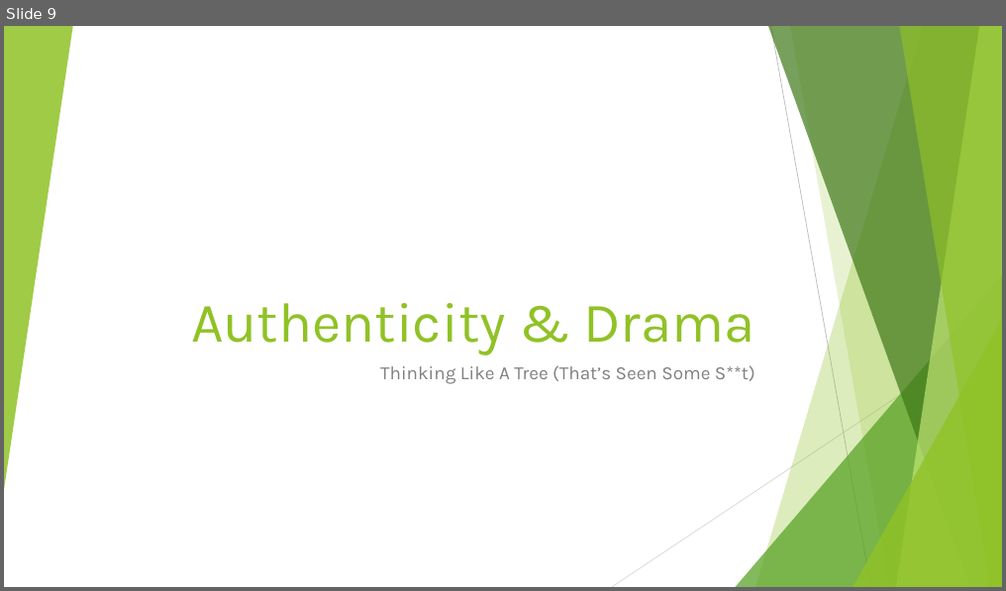
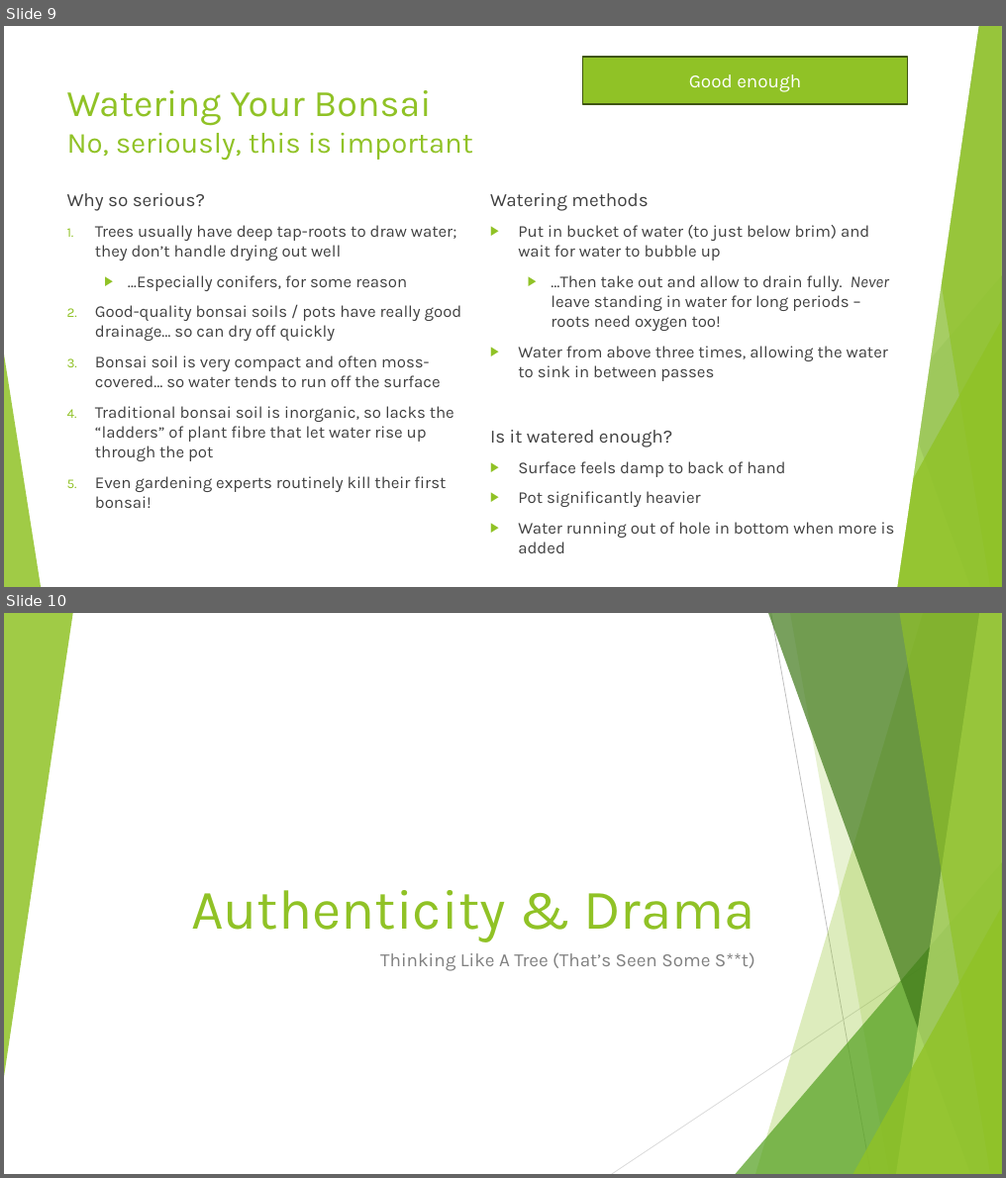
Before and after one commit to AlexLabram/Bonsai, a slide deck: Courseware/Bonsai On A Budget (running).pptx. Shown one above the other, each under a label of ours: slide 9 before the commit, slides 9 and 10 after it. The pictures are 1006x591 and 1006x1178 pixels, drawn with LibreOffice and Linux fonts; fonts in the diff are those of the drawing. Boxes give left, top, right and bottom in pixels: in the first picture for what was removed or moved away, otherwise in the second. Text is boxed around its words. In the diff, an @@ line names an element or a change of style, - is before the commit and + after.

Commit message:
Added "watering bonsai" slide to running deck Cross-updated event deck

```diff
--- a/Courseware/Bonsai On A Budget (running).pptx
+++ b/Courseware/Bonsai On A Budget (running).pptx
@@ slide 9 added at (x1=4, y1=26, x2=1002, y2=587), background #FFFFFF; not listed: 9 template elements that a slide beside it also shows @@
@@ parallelogram added at (x1=563, y1=26, x2=978, y2=587), fill #FFFFFF, outline #FFFFFF 1.5 pt @@
@@ rectangle added at (x1=583, y1=57, x2=908, y2=104), fill #90C226, outline #3F5511 1.5 pt, 18 pt, text #FFFFFF @@
+Good enough
@@ title added at (x1=67, y1=90, x2=473, y2=160), 28 pt, text #90C226 @@
+Watering Your Bonsai
+No, seriously, this is important
@@ text added at (x1=67, y1=193, x2=462, y2=508), 16 pt, text #404040 @@
+Why so serious?
+1. Trees usually have deep tap-roots to draw water; they don’t handle drying out well
+  ▶ …Especially conifers, for some reason
+2. Good-quality bonsai soils / pots have really good drainage… so can dry off quickly
+3. Bonsai soil is very compact and often moss-covered… so water tends to run off the surface
+4. Traditional bonsai soil is inorganic, so lacks the “ladders” of plant fibre that let water rise up through the pot
+5. Even gardening experts routinely kill their first bonsai!
@@ text added at (x1=490, y1=193, x2=895, y2=554), 16 pt, text #404040 @@
+Watering methods
+▶ Put in bucket of water (to just below brim) and wait for water to bubble up
+  ▶ …Then take out and allow to drain fully. Never leave standing in water for long periods – roots need oxygen too!
+▶ Water from above three times, allowing the water to sink in between passes
+Is it watered enough?
+▶ Surface feels damp to back of hand
+▶ Pot significantly heavier
+▶ Water running out of hole in bottom when more is added
@@ triangle added at (x1=4, y1=355, x2=41, y2=587), fill #90C226 at 85% opacity @@
@@ what was slide 9 is now slide 10 @@
```
Also in this commit, not shown: 2 slides changed, 1 other file.
